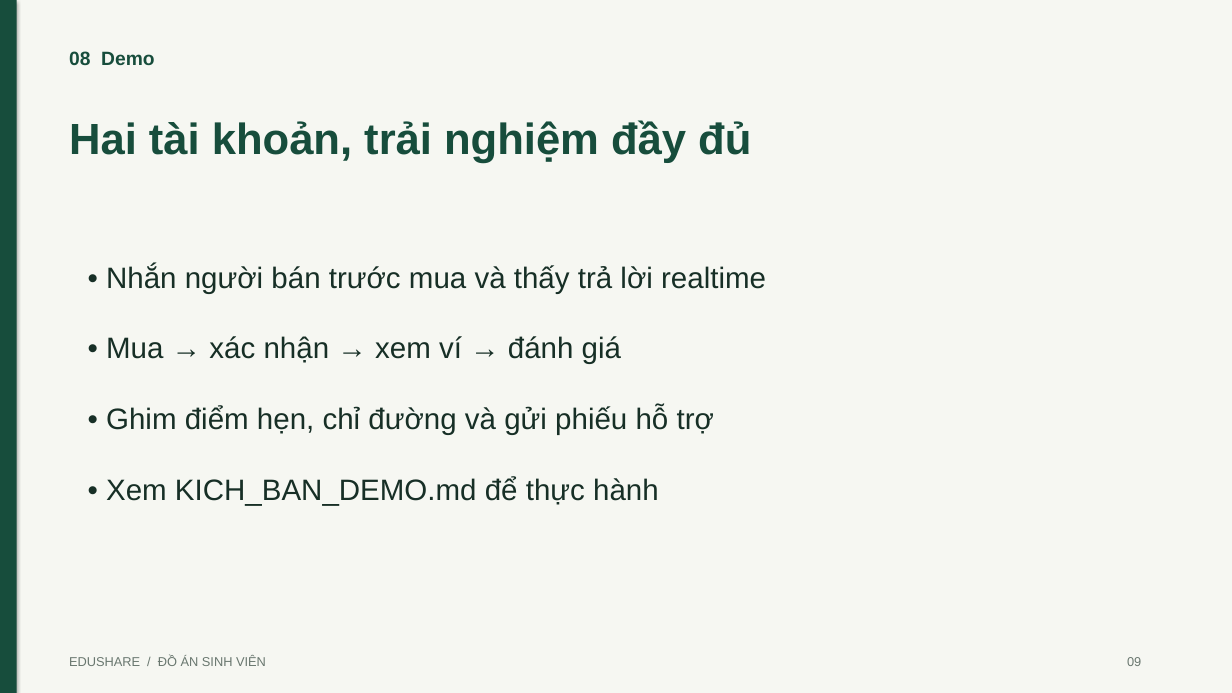
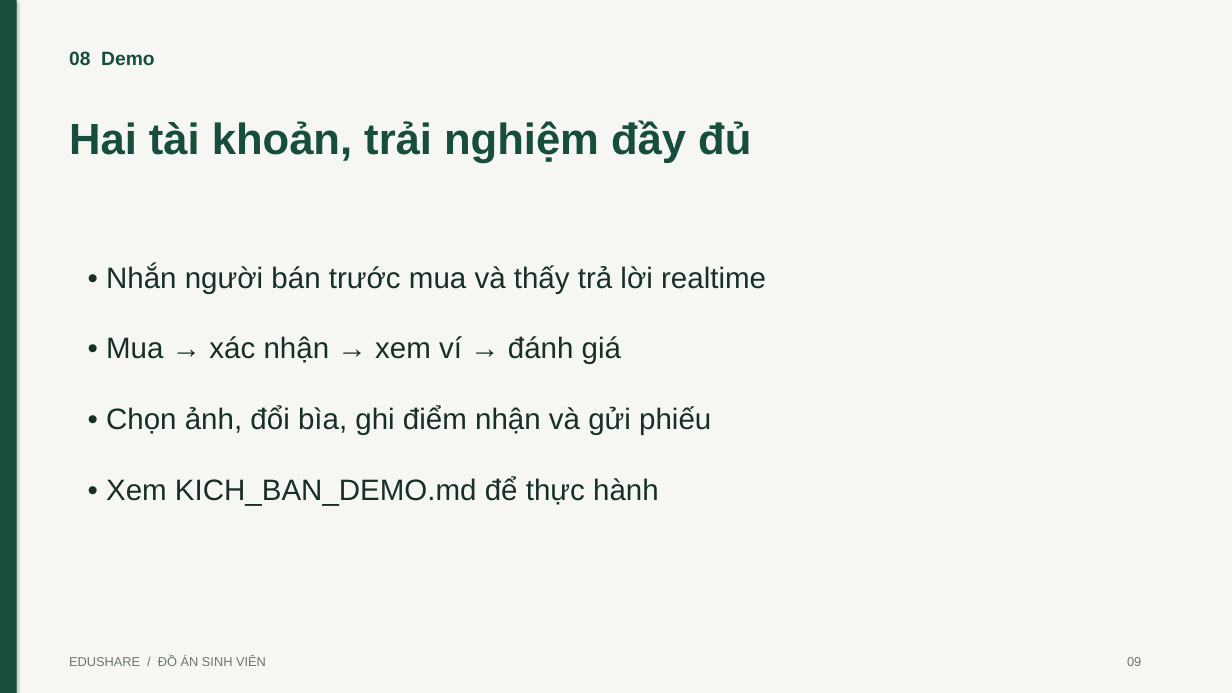
Before and after one commit to TanTai08/AppEduShare, a slide deck: slide 9 of docs/EduShare_Thuyet_Trinh.pptx. Drawn at 1232x693 pixels with LibreOffice and Linux fonts; fonts in the diff are those of the drawing. Boxes give left, top, right and bottom in pixels: in the first picture for what was removed or moved away, otherwise in the second. Text is boxed around its words. In the diff, an @@ line names an element or a change of style, - is before the commit and + after.

```diff
--- a/docs/EduShare_Thuyet_Trinh.pptx
+++ b/docs/EduShare_Thuyet_Trinh.pptx
@@ text at (x1=106, y1=406, x2=711, y2=435): text changed @@
-• Ghim điểm hẹn, chỉ đường và gửi phiếu hỗ trợ
+• Chọn ảnh, đổi bìa, ghi điểm nhận và gửi phiếu
```
Also in this commit, not shown: 5 other slides changed, 37 other files.
